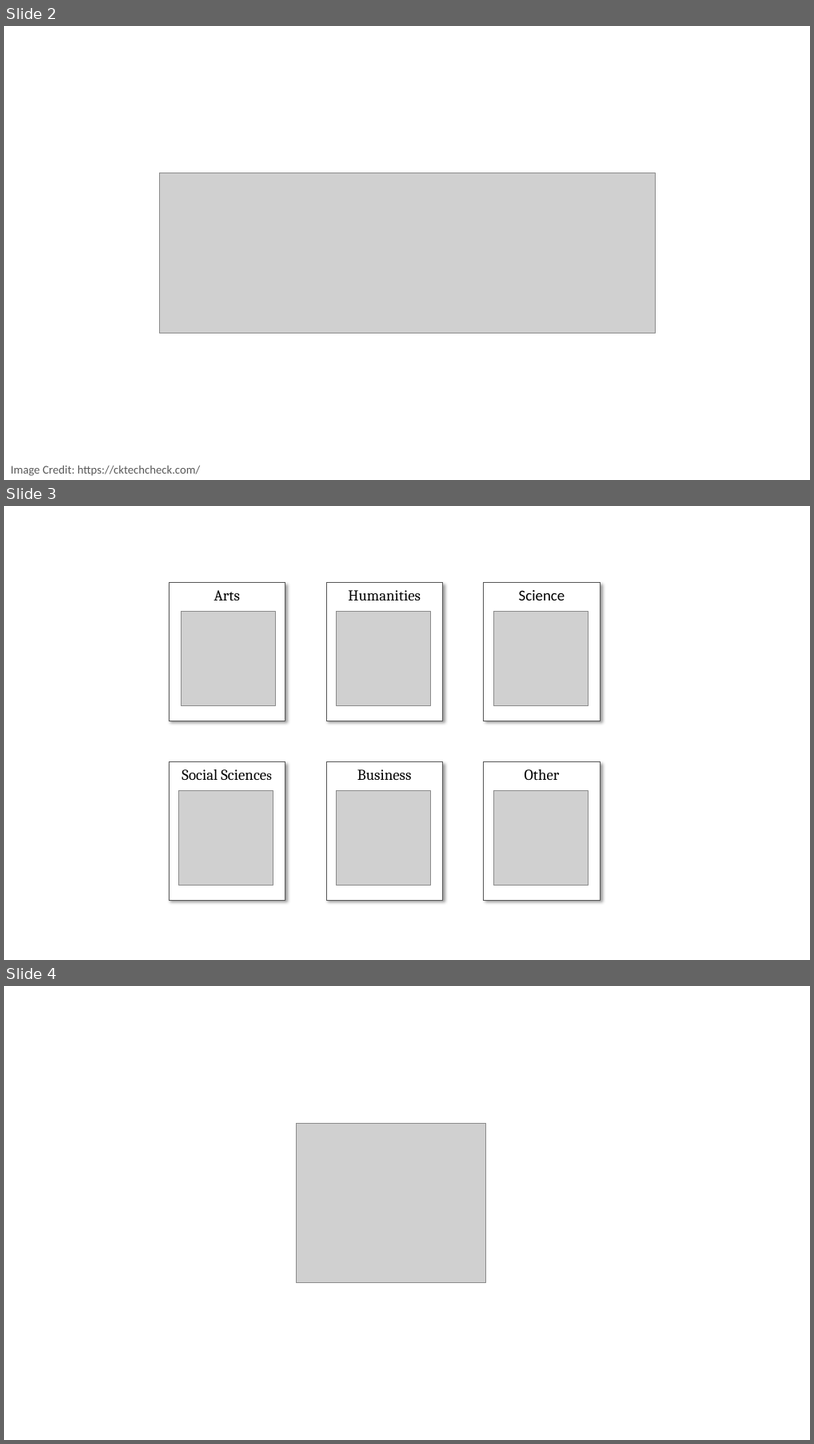
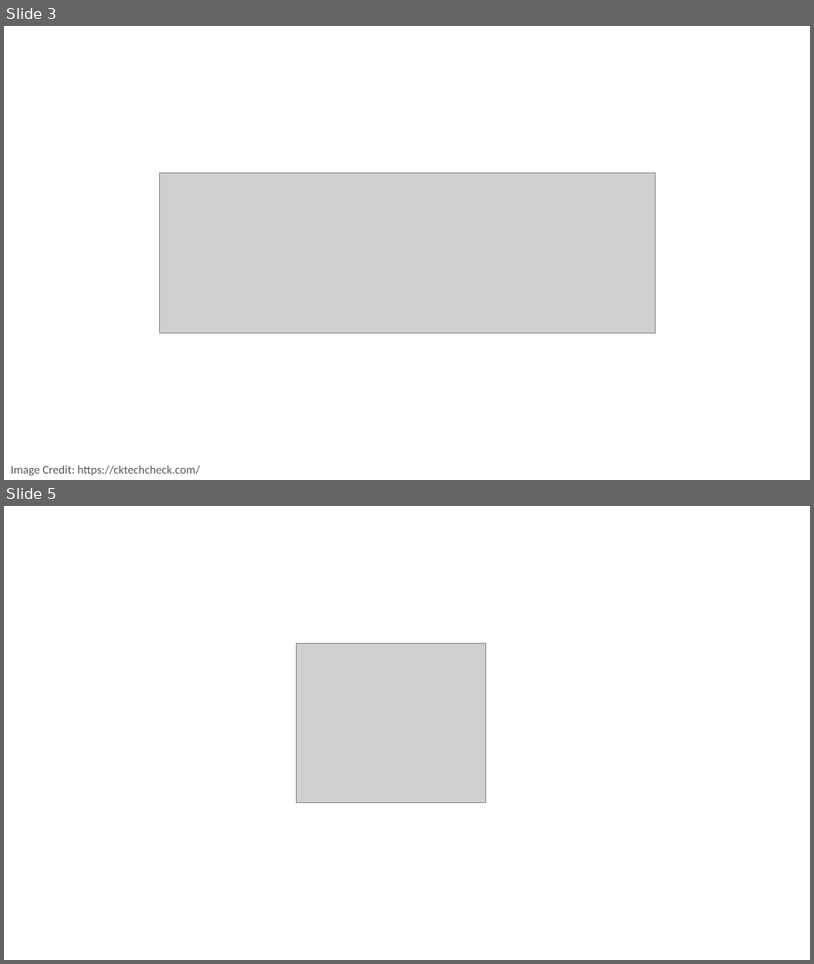
Before and after one commit to PracticumAI/cnn, a slide deck: presentations/01_cnn_intro.pptx. Shown one above the other, each under a label of ours: slides 2, 3 and 4 before the commit, slides 3 and 5 after it; the slides between them are not shown. The pictures are 814x1444 and 814x964 pixels, drawn with LibreOffice and Linux fonts; fonts in the diff are those of the drawing; grey boxes stand for pictures. Boxes give left, top, right and bottom in pixels: in the first picture for what was removed or moved away, otherwise in the second. Text is boxed around its words. In the diff, an @@ line names an element or a change of style, - is before the commit and + after.

```diff
--- a/presentations/01_cnn_intro.pptx
+++ b/presentations/01_cnn_intro.pptx
@@ slide 3 removed at (4, 506, 810, 960), background #FFFFFF @@
@@ rectangle removed at (169, 583, 286, 720) @@
-Arts
@@ rectangle removed at (326, 583, 442, 720) @@
-Humanities
@@ rectangle removed at (484, 583, 601, 720) @@
-Science
@@ picture removed at (182, 612, 276, 706) @@
@@ picture removed at (337, 612, 431, 706) @@
@@ picture removed at (494, 612, 588, 706) @@
@@ rectangle removed at (169, 762, 286, 900) @@
-Social Sciences
@@ rectangle removed at (326, 762, 442, 900) @@
-Business
@@ rectangle removed at (484, 762, 601, 900) @@
-Other
@@ picture removed at (179, 791, 274, 885) @@
@@ picture removed at (337, 791, 431, 885) @@
@@ picture removed at (494, 791, 588, 885) @@
@@ what was slide 2 is now slide 3 @@
@@ what was slide 4 is now slide 5 @@
```
Also in this commit, not shown: 1 slide changed, 6 slides added, 1 other slide removed, 4 other files.
